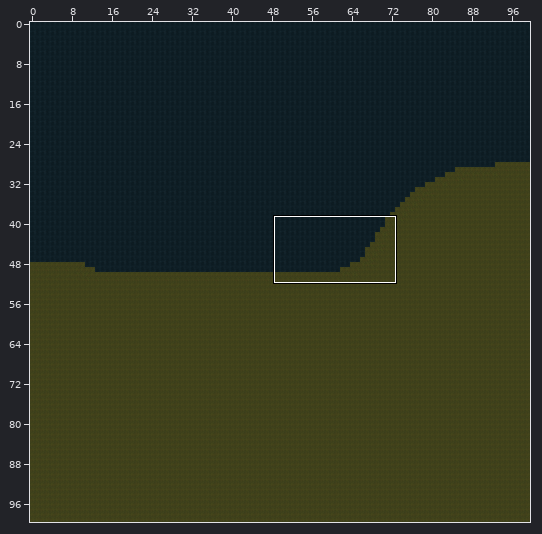
Two versions of a level (Tiled map (JSON), LostAndDivine.ClientMonoGame/Content/Sectors/6_6.tmj). Above, an overview of the earlier version with the close-up marked.
Close-up. The starting point:
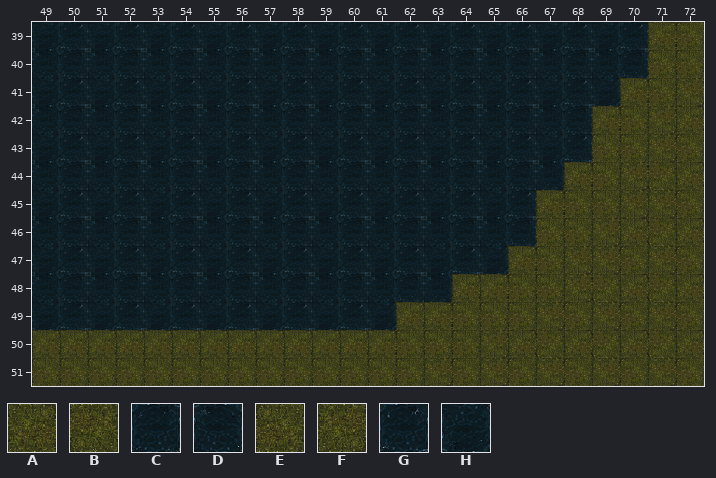
Cells are 64x64 px. Shown: x 49..72, y 39..51. The commit also changed other parts of the map, which this record leaves out.
Key: from "World-Tilemap": A 91, B 92, C 99, D 100, E 121, F 122, G 129, H 130.
_ is an empty cell.
Layer "Слой тайлов 1" before, first column x 49:
39 HGHGHGHGHGHGHGHGHGHGHGAE
40 DCDCDCDCDCDCDCDCDCDCDCEE
41 HGHGHGHGHGHGHGHGHGHGHAEF
42 DCDCDCDCDCDCDCDCDCDCAEFA
43 HGHGHGHGHGHGHGHGHGHGEEFE
44 DCDCDCDCDCDCDCDCDCDAEFBA
45 HGHGHGHGHGHGHGHGHGAEEFFE
46 DCDCDCDCDCDCDCDCDCEEFABA
47 HGHGHGHGHGHGHGHGHAEFFEFE
48 DCDCDCDCDCDCDCDAAEEFBABA
49 HGHGHGHGHGHGHAAEEEFEFEFE
50 AAAAAAAAAAAAAEEEFABABABA
51 EEEEEEEEEEEEEEFEFEFEFEFE
After the commit:
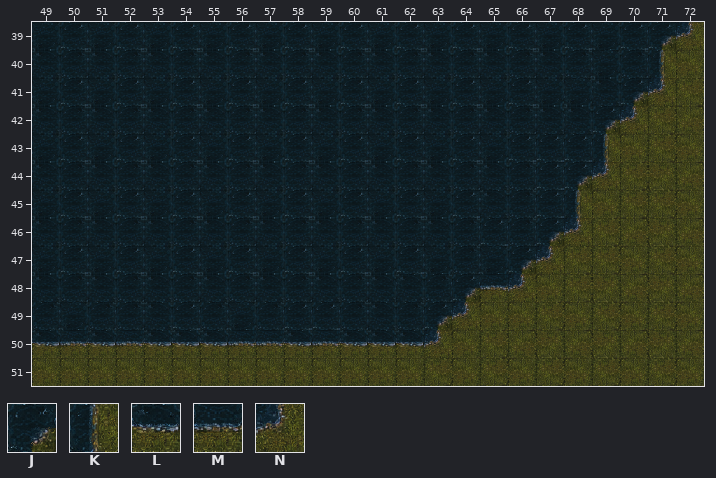
Further tiles: from "World-Tilemap": J 10, K 101, L 159, M 160, N 161.
From old to new:
Layer "Слой тайлов 1":
y 39: x 71..72 AE -> JN
y 40: x 69 D -> H; x 71 E -> K
y 41: x 68..71 GHAE -> HDJN
y 42: x 68..70 CAE -> DJN
y 43: x 67 H -> G; x 69 E -> K
y 44: x 67..69 DAE -> GJN
y 45: x 65..68 HGAE -> DCGK
y 46: x 65 D -> G; x 67..68 EE -> JN
y 47: x 64 G -> C; x 66..67 AE -> JN
y 48: x 62..66 CDAAE -> DCJMN
y 49: x 49..53 HGHGH -> CHCCD; x 55..57 HGH -> CHC; x 59..64 HGHAAE -> GCDCJN
y 50: x 49..63 AAAAAAAAAAAAAEE -> LMLMLLLMMLMLLLN
